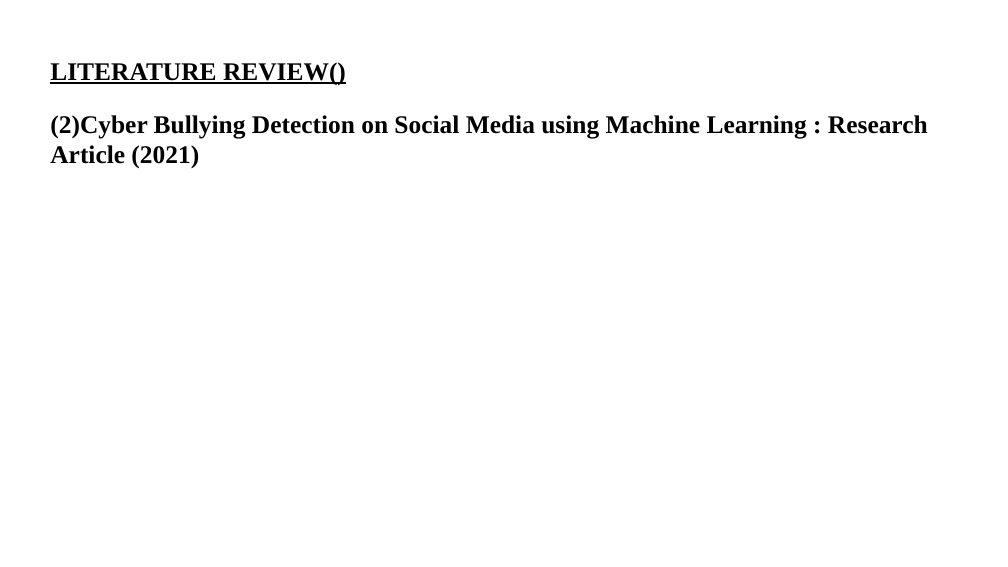
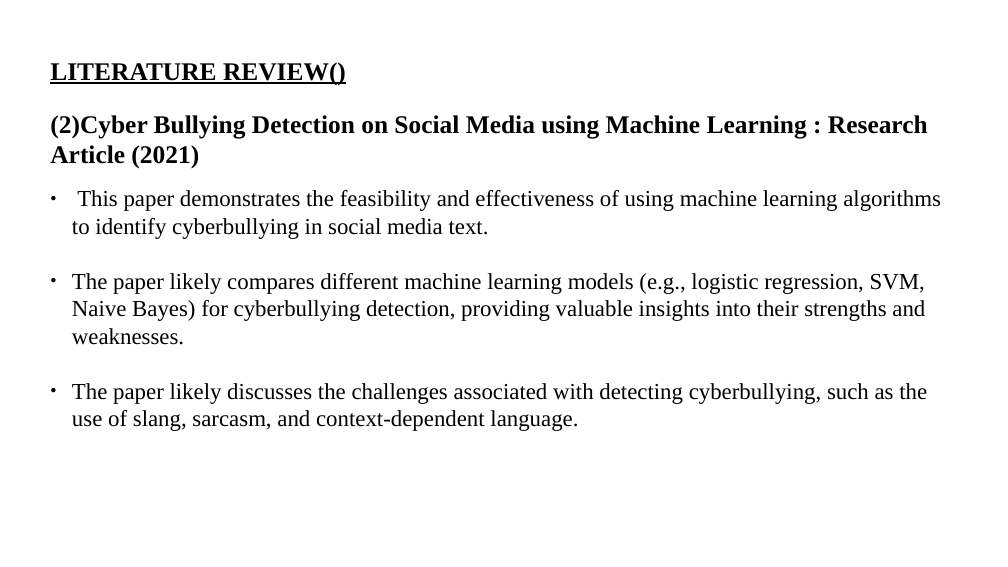
Before and after one commit to ihsanul1234/mini_project_ppt, a slide deck: slide 7 of 14.odp. Drawn at 1008x567 pixels with LibreOffice and Linux fonts; fonts in the diff are those of the drawing. Boxes give left, top, right and bottom in pixels: in the first picture for what was removed or moved away, otherwise in the second. Text is boxed around its words. In the diff, an @@ line names an element or a change of style, - is before the commit and + after.

```diff
--- a/14.odp
+++ b/14.odp
@@ subtitle at (72,190,941,431): paragraphs added @@
+● This paper demonstrates the feasibility and effectiveness of using machine learning algorithms to identify cyberbullying in social media text.
+● The paper likely compares different machine learning models (e.g., logistic regression, SVM, Naive Bayes) for cyberbullying detection, providing valuable insights into their strengths and weaknesses.
+● The paper likely discusses the challenges associated with detecting cyberbullying, such as the use of slang, sarcasm, and context-dependent language.
```
Also in this commit, not shown: 3 slides added, 1 slide removed.
